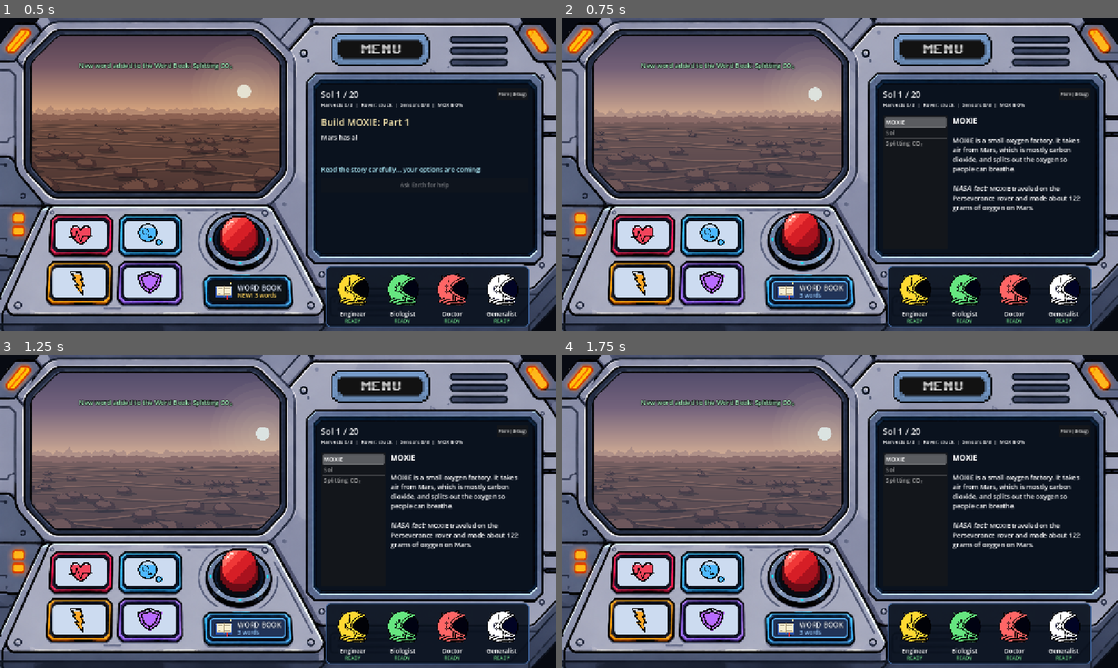
Above: before the commit, frames 1-4 (two rows, left to right).
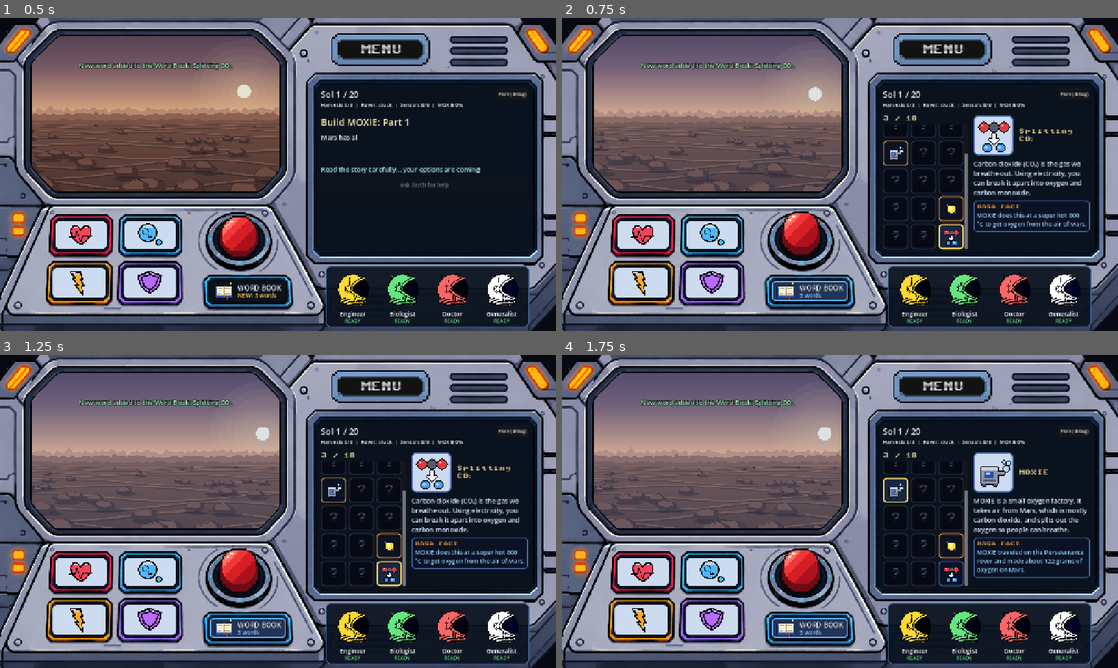
Above: after the commit, the same moments.

Repository: a930853/NasaHackaton_2026
Game: Godot game, scene res://Scenes/Gameplay.tscn
Two runs of this game, one before a commit and one after it. Both use one fixed random seed, a clock stepped at 60 frames per second and the inputs below. This scene is started directly instead of the project's main scene.
Inputs (mouse positions are in pixels of both pictures, inside the frame that each line leads up to):
- Up to frame 1 (0.5 s): no input
- Up to frame 2 (0.75 s): click (812, 290) at 0.5 s
- Up to frame 3 (1.25 s): no input
- Up to frame 4 (1.75 s): click (895, 489) at 1.27 s

Frame 1 is identical in both runs. In frame 2, 5.3% of the frame differs, in the area x 57-95%, y 31-75%; in frame 3, 5.3%; in frame 4, 5.5%.

Commit message:
Diccionario modificado

Diff:
--- a/game/Scripts/glossary_manager.gd
+++ b/game/Scripts/glossary_manager.gd
@@ -50,5 +50,15 @@
 	return ids
 
 
+## Todos los ids (descubiertos o no), ordenados alfabéticamente por título.
+func get_all_ids() -> Array[String]:
+	var ids: Array[String] = []
+	for term_id in _terms:
+		ids.append(str(term_id))
+	ids.sort_custom(func(a: String, b: String) -> bool:
+		return str(_terms[a].get("title", a)) < str(_terms[b].get("title", b)))
+	return ids
+
+
 func total_terms() -> int:
 	return _terms.size()
--- a/game/Scripts/glossary_view.gd
+++ b/game/Scripts/glossary_view.gd
@@ -1,57 +1,274 @@
 class_name GlossaryView
 extends HBoxContainer
-## Libro de palabras científicas dentro de la pantalla de la cabina:
-## lista de términos desbloqueados a la izquierda y su explicación a la derecha.
-
-var _list: ItemList
-var _detail: RichTextLabel
-var _ids: Array[String] = []
+## Libro de palabras científicas dentro de la pantalla de la cabina.
+## Izquierda: una rejilla de tarjetas, una por palabra, con su dibujo en pixel art (las que aún no se han
+## descubierto salen apagadas con un «?»). Derecha: el dibujo grande, el título, la explicación y el dato de la NASA.
+## Los dibujos son res://Images/Glossary/<id del término>.png (los genera tools/make_glossary_icons.py).
+
+const ICON_DIR: String = "res://Images/Glossary/"
+const BOOK_ICON: String = "res://Images/Libro.png"
+const COLUMNS: int = 3
+const CARD_SIZE: Vector2 = Vector2(58.0, 58.0)
+const GRID_WIDTH: float = 196.0
+const DETAIL_ICON_SIZE: float = 80.0
+
+const FILL: Color = Color(0.04, 0.07, 0.14)
+const BORDER: Color = Color(0.28, 0.42, 0.68)
+const BORDER_HOVER: Color = Color(0.5, 0.72, 1.0)
+const BORDER_SELECTED: Color = Color(1.0, 0.86, 0.35)
+const BORDER_NEW: Color = Color(0.95, 0.6, 0.2)
+const LOCKED_FILL: Color = Color(0.03, 0.04, 0.08)
+const LOCKED_BORDER: Color = Color(0.16, 0.2, 0.3)
+const TITLE_COLOR: Color = Color(1.0, 0.93, 0.7)
+const TEXT_COLOR: Color = Color(0.86, 0.92, 1.0)
+const FACT_COLOR: Color = Color(0.6, 0.85, 1.0)
+
+static var _seen: Array[String] = []   # palabras ya miradas (las nuevas llevan un borde naranja)
+
+var _counter: Label
+var _grid: GridContainer
+var _grid_scroll: ScrollContainer
+var _group: ButtonGroup
+var _icon: TextureRect
+var _title: Label
+var _definition: RichTextLabel
+var _fact_box: PanelContainer
+var _fact: RichTextLabel
+var _selected: String = ""
 
 
 func _init() -> void:
-	add_theme_constant_override("separation", 10)
-
-	_list = ItemList.new()
-	_list.custom_minimum_size = Vector2(150, 0)
-	_list.add_theme_font_size_override("font_size", 14)
-	_list.item_selected.connect(_on_item_selected)
-	add_child(_list)
-
-	_detail = RichTextLabel.new()
-	_detail.bbcode_enabled = true
-	_detail.size_flags_horizontal = Control.SIZE_EXPAND_FILL
-	_detail.add_theme_font_size_override("normal_font_size", 15)
-	_detail.add_theme_font_size_override("bold_font_size", 17)
-	add_child(_detail)
+	add_theme_constant_override("separation", 12)
+	_build_grid_column()
+	_build_detail_column()
 
 
 func _ready() -> void:
 	GlossaryManager.term_unlocked.connect(_on_term_unlocked)
 
 
-## Vuelve a rellenar la lista con los términos desbloqueados hasta ahora.
+# ---------------------------------------------------------------- Construcción
+
+func _build_grid_column() -> void:
+	var column := VBoxContainer.new()
+	column.custom_minimum_size = Vector2(GRID_WIDTH, 0.0)
+	column.add_theme_constant_override("separation", 6)
+	add_child(column)
+
+	_counter = Label.new()
+	_counter.add_theme_font_override("font", MenuStyle.FONT)
+	_counter.add_theme_font_size_override("font_size", 13)
+	_counter.add_theme_color_override("font_color", TITLE_COLOR)
+	column.add_child(_counter)
+
+	var scroll := ScrollContainer.new()
+	_grid_scroll = scroll
+	scroll.size_flags_vertical = Control.SIZE_EXPAND_FILL
+	scroll.horizontal_scroll_mode = ScrollContainer.SCROLL_MODE_DISABLED
+	column.add_child(scroll)
+
+	_grid = GridContainer.new()
+	_grid.columns = COLUMNS
+	_grid.add_theme_constant_override("h_separation", 6)
+	_grid.add_theme_constant_override("v_separation", 6)
+	scroll.add_child(_grid)
+	_group = ButtonGroup.new()
+
+
+func _build_detail_column() -> void:
+	var column := VBoxContainer.new()
+	column.size_flags_horizontal = Control.SIZE_EXPAND_FILL
+	column.size_flags_vertical = Control.SIZE_EXPAND_FILL
+	column.add_theme_constant_override("separation", 8)
+	add_child(column)
+
+	# Dibujo grande sobre la misma placa clara de los botones de la cabina + título al lado
+	var head := HBoxContainer.new()
+	head.add_theme_constant_override("separation", 12)
+	column.add_child(head)
+
+	var plate := PanelContainer.new()
+	plate.size_flags_vertical = Control.SIZE_SHRINK_CENTER
+	plate.add_theme_stylebox_override("panel", _plate_style())
+	head.add_child(plate)
+	_icon = TextureRect.new()
+	_icon.custom_minimum_size = Vector2(DETAIL_ICON_SIZE, DETAIL_ICON_SIZE)
+	_icon.expand_mode = TextureRect.EXPAND_IGNORE_SIZE
+	_icon.stretch_mode = TextureRect.STRETCH_KEEP_ASPECT_CENTERED
+	_icon.texture_filter = CanvasItem.TEXTURE_FILTER_NEAREST
+	plate.add_child(_icon)
+
+	_title = Label.new()
+	_title.size_flags_horizontal = Control.SIZE_EXPAND_FILL
+	_title.size_flags_vertical = Control.SIZE_SHRINK_CENTER
+	_title.autowrap_mode = TextServer.AUTOWRAP_WORD_SMART
+	_title.add_theme_font_override("font", MenuStyle.FONT)
+	_title.add_theme_font_size_override("font_size", 14)
+	_title.add_theme_color_override("font_color", TITLE_COLOR)
+	_title.add_theme_color_override("font_outline_color", Color.BLACK)
+	_title.add_theme_constant_override("outline_size", 4)
+	head.add_child(_title)
+
+	var scroll := ScrollContainer.new()
+	scroll.size_flags_vertical = Control.SIZE_EXPAND_FILL
+	scroll.horizontal_scroll_mode = ScrollContainer.SCROLL_MODE_DISABLED
+	column.add_child(scroll)
+	var body := VBoxContainer.new()
+	body.size_flags_horizontal = Control.SIZE_EXPAND_FILL
+	body.add_theme_constant_override("separation", 8)
+	scroll.add_child(body)
+
+	_definition = RichTextLabel.new()
+	_definition.bbcode_enabled = true
+	_definition.fit_content = true
+	_definition.scroll_active = false
+	_definition.add_theme_font_size_override("normal_font_size", 15)
+	_definition.add_theme_color_override("default_color", TEXT_COLOR)
+	body.add_child(_definition)
+
+	_fact_box = PanelContainer.new()
+	_fact_box.add_theme_stylebox_override("panel", _box(FILL, BORDER, 2, 8, 8))
+	body.add_child(_fact_box)
+	var fact_column := VBoxContainer.new()
+	fact_column.add_theme_constant_override("separation", 4)
+	_fact_box.add_child(fact_column)
+	var caption := Label.new()
+	caption.text = "NASA FACT"
+	caption.add_theme_font_override("font", MenuStyle.FONT)
+	caption.add_theme_font_size_override("font_size", 11)
+	caption.add_theme_color_override("font_color", BORDER_NEW)
+	fact_column.add_child(caption)
+	_fact = RichTextLabel.new()
+	_fact.bbcode_enabled = true
+	_fact.fit_content = true
+	_fact.scroll_active = false
+	_fact.add_theme_font_size_override("normal_font_size", 14)
+	_fact.add_theme_color_override("default_color", FACT_COLOR)
+	fact_column.add_child(_fact)
+
+
+# ---------------------------------------------------------------- Contenido
+
+## Vuelve a dibujar la rejilla con todas las palabras y enseña la última que se descubrió.
 func refresh() -> void:
-	_ids = GlossaryManager.get_unlocked_ids()
-	_list.clear()
-	for term_id in _ids:
-		_list.add_item(str(GlossaryManager.get_term(term_id).get("title", term_id)))
-	if _ids.is_empty():
-		_detail.text = "You have not found any words yet. They appear as the game goes on!"
+	for child in _grid.get_children():
+		_grid.remove_child(child)
+		child.queue_free()
+
+	var unlocked: Array[String] = GlossaryManager.get_unlocked_ids()
+	_counter.text = "%d / %d" % [unlocked.size(), GlossaryManager.total_terms()]
+	for term_id in GlossaryManager.get_all_ids():
+		_grid.add_child(_make_card(term_id, term_id in unlocked))
+
+	if unlocked.is_empty():
+		_show_empty()
+		return
+	var newest: String = GameState.unlocked_terms[GameState.unlocked_terms.size() - 1]
+	_select(newest if _selected.is_empty() or not (_selected in unlocked) else _selected)
+
+
+## Tarjeta de una palabra: su dibujo (o un «?» si aún no se descubrió).
+func _make_card(term_id: String, unlocked: bool) -> Button:
+	var card := Button.new()
+	card.set_meta("term_id", term_id)
+	card.custom_minimum_size = CARD_SIZE
+	card.focus_mode = Control.FOCUS_NONE
+	card.toggle_mode = true
+	card.button_group = _group
+	card.expand_icon = true
+	card.icon_alignment = HORIZONTAL_ALIGNMENT_CENTER
+	card.add_theme_constant_override("icon_max_width", 40)
+	card.texture_filter = CanvasItem.TEXTURE_FILTER_NEAREST
+
+	if unlocked:
+		card.icon = _icon_for(term_id)
+		card.tooltip_text = str(GlossaryManager.get_term(term_id).get("title", term_id))
+		var fresh: bool = not (term_id in _seen)
+		card.add_theme_stylebox_override("normal", _box(FILL, BORDER_NEW if fresh else BORDER, 2, 8, 4))
+		card.add_theme_stylebox_override("hover", _box(Color(0.08, 0.13, 0.24), BORDER_HOVER, 2, 8, 4))
+		var selected_box: StyleBoxFlat = _box(Color(0.1, 0.15, 0.26), BORDER_SELECTED, 3, 8, 4)
+		card.add_theme_stylebox_override("pressed", selected_box)
+		card.add_theme_stylebox_override("hover_pressed", selected_box)
+		card.pressed.connect(_select.bind(term_id))
 	else:
-		_list.select(0)
-		_show_term(_ids[0])
-
-
-func _on_item_selected(index: int) -> void:
-	_show_term(_ids[index])
-
-
-func _show_term(term_id: String) -> void:
+		card.text = "?"
+		card.disabled = true
+		card.tooltip_text = "???"
+		card.add_theme_font_override("font", MenuStyle.FONT)
+		card.add_theme_font_size_override("font_size", 22)
+		card.add_theme_color_override("font_disabled_color", Color(0.22, 0.27, 0.38))
+		card.add_theme_stylebox_override("disabled", _box(LOCKED_FILL, LOCKED_BORDER, 2, 8, 4))
+	return card
+
+
+func _select(term_id: String) -> void:
+	_selected = term_id
+	if not (term_id in _seen):
+		_seen.append(term_id)
 	var term: Dictionary = GlossaryManager.get_term(term_id)
-	_detail.text = "[b]%s[/b]\n\n%s\n\n[i]NASA fact:[/i] %s" % [
-		term.get("title", term_id), term.get("definition", ""), term.get("nasa_fact", "")]
-
-
-func _on_term_unlocked(_term_id: String, _title: String) -> void:
+	_icon.texture = _icon_for(term_id)
+	_title.text = str(term.get("title", term_id))
+	_definition.text = str(term.get("definition", ""))
+	_fact.text = str(term.get("nasa_fact", ""))
+	_fact_box.visible = true
+	# La tarjeta elegida queda marcada (y deja de ser «nueva») y se hace visible en la rejilla.
+	for child in _grid.get_children():
+		var card: Button = child as Button
+		if card == null or card.disabled:
+			continue
+		var is_selected: bool = str(card.get_meta("term_id")) == term_id
+		card.set_pressed_no_signal(is_selected)
+		if is_selected:
+			card.add_theme_stylebox_override("normal", _box(FILL, BORDER, 2, 8, 4))
+			_show_card.call_deferred(term_id)
+
+
+## Desplaza la rejilla hasta la tarjeta de esa palabra (se busca al llamar: la rejilla pudo reconstruirse).
+func _show_card(term_id: String) -> void:
+	await get_tree().process_frame   # la rejilla se acaba de reconstruir: espera a que tenga su tamaño
+	for child in _grid.get_children():
+		if child.has_meta("term_id") and str(child.get_meta("term_id")) == term_id:
+			_grid_scroll.ensure_control_visible(child as Control)
+			return
+
+
+func _show_empty() -> void:
+	_selected = ""
+	_icon.texture = _book_texture()
+	_title.text = "WORD BOOK"
+	_definition.text = "You have not found any words yet. They appear as the game goes on!"
+	_fact_box.visible = false
+
+
+func _icon_for(term_id: String) -> Texture2D:
+	var path: String = ICON_DIR + term_id + ".png"
+	if ResourceLoader.exists(path):
+		return load(path)
+	return _book_texture()   # sin dibujo (aún no importado o término nuevo): el libro
+
+
+func _book_texture() -> Texture2D:
+	return load(BOOK_ICON) if ResourceLoader.exists(BOOK_ICON) else null
+
+
+func _on_term_unlocked(_term_id: String, _title_text: String) -> void:
 	if is_visible_in_tree():
 		refresh()
+
+
+# ---------------------------------------------------------------- Estilos
+
+func _box(fill: Color, border: Color, border_width: int, radius: int, margin: int) -> StyleBoxFlat:
+	var box := StyleBoxFlat.new()
+	box.bg_color = fill
+	box.border_color = border
+	box.set_border_width_all(border_width)
+	box.set_corner_radius_all(radius)
+	box.set_content_margin_all(margin)
+	return box
+
+
+## Placa clara (como la de las barras de la cabina) donde se ve el dibujo grande.
+func _plate_style() -> StyleBoxFlat:
+	var plate := _box(Color(0.8, 0.86, 0.94), BORDER, 3, 10, 6)
+	return plate
--- a/game/Scripts/main_ui.gd
+++ b/game/Scripts/main_ui.gd
@@ -499,7 +499,9 @@
 	_refresh_earth_help_button()
 	crew_panel.refresh()
 	debug_options_button.disabled = TurnManager.phase != TurnManager.Phase.DECISION or TurnManager.reading
-	debug_options_button.visible = not _is_solo()   # solo: las opciones ya están en pantalla
+	# El simulador de móvil ya no se enseña ni en solitario (las opciones están en pantalla) ni en multijugador
+	# (hay móviles de verdad). Solo queda el botón «Flare (debug)».
+	debug_options_button.visible = false
 
 
 func _refresh_stats() -> void:
Binary file added: game/Images/Glossary/cme.png
Not shown, added: game/Images/Glossary/cme.png.import
Binary file added: game/Images/Glossary/crater_gale.png
Not shown, added: game/Images/Glossary/crater_gale.png.import
Binary file added: game/Images/Glossary/crater_jezero.png
Not shown, added: game/Images/Glossary/crater_jezero.png.import
Binary file added: game/Images/Glossary/electrolisis_co2.png
Not shown, added: game/Images/Glossary/electrolisis_co2.png.import
Binary file added: game/Images/Glossary/fulguracion_solar.png
Not shown, added: game/Images/Glossary/fulguracion_solar.png.import
Binary file added: game/Images/Glossary/insight.png
Not shown, added: game/Images/Glossary/insight.png.import
(and 26 more such lines)
